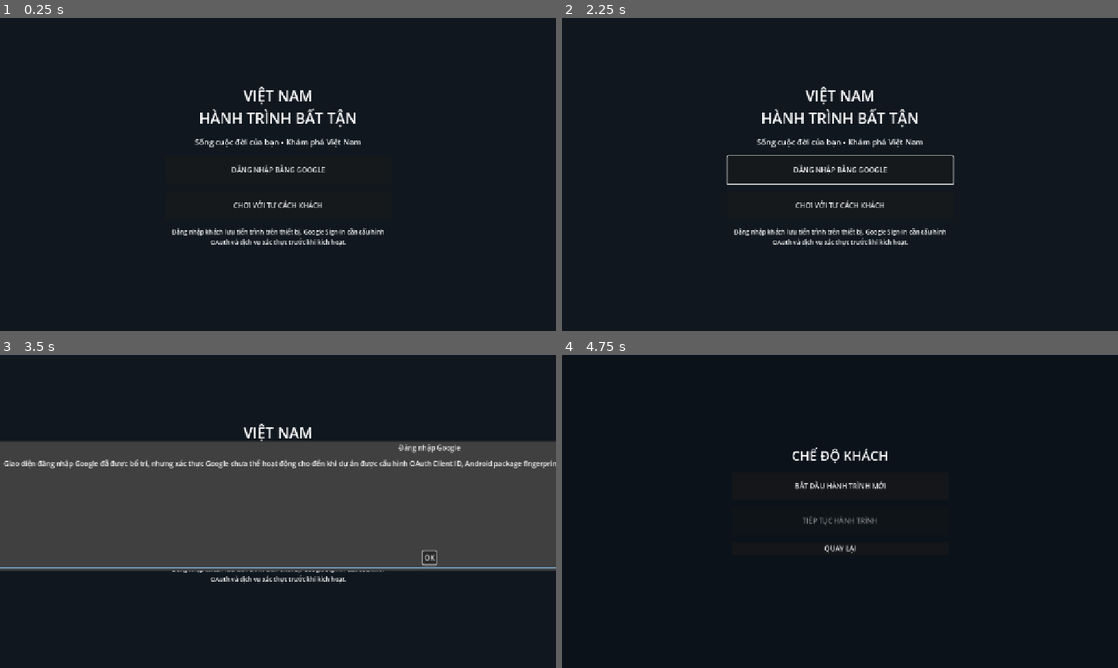
Above: before the commit, frames 1-4 (two rows, left to right).
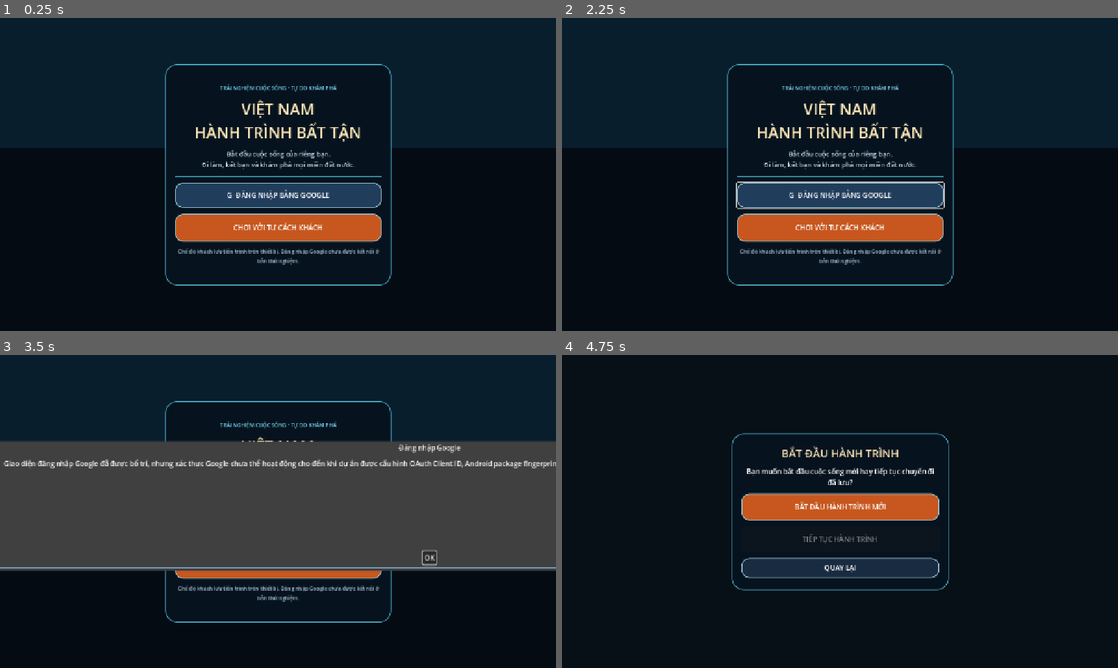
Above: after the commit, the same moments.

Repository: temu838655-dev/Vi-t-Nam-Du-L-ch
Game: Godot game, scene res://scenes/main.tscn
The game is run twice, just before and just after one commit, with the same random seed, the same clock (stepped at 60 frames per second) and the same inputs.
Inputs:
- Up to frame 1 (0.25 s): no input
- Up to frame 2 (2.25 s): click "ĐĂNG NHẬP BẰNG GOOGLE" (after the commit: "G ĐĂNG NHẬP BẰNG GOOGLE") at 0.5 s; click "CHƠI VỚI TƯ CÁCH KHÁCH" at 1.25 s; click "OK" at 2 s
- Up to frame 3 (3.5 s): click "ĐĂNG NHẬP BẰNG GOOGLE" (after the commit: "G ĐĂNG NHẬP BẰNG GOOGLE") at 2.75 s
- Up to frame 4 (4.75 s): click "OK" at 3.5 s; click "CHƠI VỚI TƯ CÁCH KHÁCH" at 4.25 s

The runs differ from the first frame. In frame 1, 11% of the frame differs, in the area x 29-71%, y 14-86%; in frame 2, 11%; in frame 3, 2.6%; in frame 4, 7.6%.

Commit message:
Redesign responsive mobile entry menus

Diff:
--- a/Godot/scripts/main.gd
+++ b/Godot/scripts/main.gd
@@ -73,49 +73,115 @@
 	menu_layer.add_child(root)
 
 	var background := ColorRect.new()
-	background.color = Color(0.035, 0.055, 0.075, 0.94)
+	background.color = Color(0.018, 0.045, 0.075, 1.0)
 	background.set_anchors_and_offsets_preset(Control.PRESET_FULL_RECT)
 	background.mouse_filter = Control.MOUSE_FILTER_IGNORE
 	root.add_child(background)
-
-	var panel := VBoxContainer.new()
+	var glow := ColorRect.new()
+	glow.color = Color(0.05, 0.22, 0.31, 0.42)
+	glow.set_anchors_preset(Control.PRESET_TOP_WIDE)
+	glow.offset_bottom = 300
+	glow.mouse_filter = Control.MOUSE_FILTER_IGNORE
+	root.add_child(glow)
+
+	var viewport_size := get_viewport().get_visible_rect().size
+	var panel_width := minf(520.0, viewport_size.x - 32.0)
+	var panel_height := minf(510.0, viewport_size.y - 40.0)
+	var panel := PanelContainer.new()
 	panel.set_anchors_preset(Control.PRESET_CENTER)
-	panel.position = Vector2(-260, -205)
-	panel.size = Vector2(520, 410)
-	panel.add_theme_constant_override("separation", 18)
+	panel.offset_left = -panel_width * 0.5
+	panel.offset_right = panel_width * 0.5
+	panel.offset_top = -panel_height * 0.5
+	panel.offset_bottom = panel_height * 0.5
+	panel.add_theme_stylebox_override("panel", _menu_panel_style())
 	root.add_child(panel)
+
+	var content := VBoxContainer.new()
+	content.add_theme_constant_override("separation", 14)
+	content.alignment = BoxContainer.ALIGNMENT_CENTER
+	panel.add_child(content)
+
+	var eyebrow := Label.new()
+	eyebrow.text = "TRẢI NGHIỆM CUỘC SỐNG • TỰ DO KHÁM PHÁ"
+	eyebrow.horizontal_alignment = HORIZONTAL_ALIGNMENT_CENTER
+	eyebrow.add_theme_font_size_override("font_size", 12)
+	eyebrow.add_theme_color_override("font_color", Color(0.48, 0.82, 0.94))
+	content.add_child(eyebrow)
 
 	var title := Label.new()
 	title.text = "VIỆT NAM\nHÀNH TRÌNH BẤT TẬN"
 	title.horizontal_alignment = HORIZONTAL_ALIGNMENT_CENTER
-	title.add_theme_font_size_override("font_size", 34)
-	panel.add_child(title)
+	title.add_theme_font_size_override("font_size", 30 if viewport_size.x < 500 else 36)
+	title.add_theme_color_override("font_color", Color(1.0, 0.91, 0.72))
+	content.add_child(title)
 
 	var subtitle := Label.new()
-	subtitle.text = "Sống cuộc đời của bạn • Khám phá Việt Nam"
+	subtitle.text = "Bắt đầu cuộc sống của riêng bạn.\nĐi làm, kết bạn và khám phá mọi miền đất nước."
 	subtitle.horizontal_alignment = HORIZONTAL_ALIGNMENT_CENTER
-	subtitle.add_theme_font_size_override("font_size", 18)
-	panel.add_child(subtitle)
+	subtitle.autowrap_mode = TextServer.AUTOWRAP_WORD_SMART
+	subtitle.add_theme_font_size_override("font_size", 15)
+	subtitle.add_theme_color_override("font_color", Color(0.78, 0.87, 0.93))
+	content.add_child(subtitle)
+
+	var divider := ColorRect.new()
+	divider.custom_minimum_size = Vector2(0, 2)
+	divider.color = Color(0.28, 0.62, 0.72, 0.8)
+	content.add_child(divider)
 
 	var google_button := Button.new()
-	google_button.text = "ĐĂNG NHẬP BẰNG GOOGLE"
-	google_button.custom_minimum_size = Vector2(480, 64)
+	google_button.text = "G  ĐĂNG NHẬP BẰNG GOOGLE"
+	google_button.custom_minimum_size = Vector2(0, 58)
+	google_button.size_flags_horizontal = Control.SIZE_EXPAND_FILL
+	_style_menu_button(google_button, Color(0.13, 0.24, 0.36, 1.0))
 	google_button.pressed.connect(_show_google_sign_in_notice)
-	panel.add_child(google_button)
+	content.add_child(google_button)
 
 	var guest_button := Button.new()
 	guest_button.text = "CHƠI VỚI TƯ CÁCH KHÁCH"
-	guest_button.custom_minimum_size = Vector2(480, 64)
+	guest_button.custom_minimum_size = Vector2(0, 64)
+	guest_button.size_flags_horizontal = Control.SIZE_EXPAND_FILL
+	_style_menu_button(guest_button, Color(0.78, 0.34, 0.12, 1.0))
 	guest_button.pressed.connect(_show_guest_menu)
-	panel.add_child(guest_button)
+	content.add_child(guest_button)
 
 	var note := Label.new()
-	note.text = "Đăng nhập khách lưu tiến trình trên thiết bị. Google Sign-In cần cấu hình OAuth và dịch vụ xác thực trước khi kích hoạt."
+	note.text = "Chế độ khách lưu tiến trình trên thiết bị. Đăng nhập Google chưa được kết nối ở bản thử nghiệm."
 	note.horizontal_alignment = HORIZONTAL_ALIGNMENT_CENTER
 	note.autowrap_mode = TextServer.AUTOWRAP_WORD_SMART
-	note.add_theme_font_size_override("font_size", 14)
-	panel.add_child(note)
-
+	note.add_theme_font_size_override("font_size", 12)
+	note.add_theme_color_override("font_color", Color(0.65, 0.75, 0.82))
+	content.add_child(note)
+
+func _menu_panel_style() -> StyleBoxFlat:
+	var style := StyleBoxFlat.new()
+	style.bg_color = Color(0.025, 0.075, 0.12, 0.97)
+	style.border_color = Color(0.30, 0.68, 0.78, 0.9)
+	style.set_border_width_all(2)
+	style.set_corner_radius_all(26)
+	style.content_margin_left = 22
+	style.content_margin_right = 22
+	style.content_margin_top = 24
+	style.content_margin_bottom = 24
+	return style
+
+func _style_menu_button(button: Button, fill: Color) -> void:
+	var normal := StyleBoxFlat.new()
+	normal.bg_color = fill
+	normal.border_color = Color(0.65, 0.84, 0.90, 0.9)
+	normal.set_border_width_all(2)
+	normal.set_corner_radius_all(18)
+	normal.content_margin_left = 12
+	normal.content_margin_right = 12
+	button.add_theme_stylebox_override("normal", normal)
+	var hover := normal.duplicate()
+	hover.bg_color = fill.lightened(0.14)
+	button.add_theme_stylebox_override("hover", hover)
+	var pressed := normal.duplicate()
+	pressed.bg_color = fill.darkened(0.16)
+	button.add_theme_stylebox_override("pressed", pressed)
+	button.add_theme_color_override("font_color", Color(1, 1, 1))
+	button.add_theme_color_override("font_hover_color", Color(1, 1, 1))
+	button.add_theme_font_size_override("font_size", 16)
 func _show_google_sign_in_notice() -> void:
 	var dialog := AcceptDialog.new()
 	dialog.title = "Đăng nhập Google"
@@ -134,35 +200,56 @@
 	root.set_anchors_and_offsets_preset(Control.PRESET_FULL_RECT)
 	menu_layer.add_child(root)
 	var shade := ColorRect.new()
-	shade.color = Color(0.025, 0.045, 0.07, 0.96)
+	shade.color = Color(0.018, 0.045, 0.075, 0.98)
 	shade.set_anchors_and_offsets_preset(Control.PRESET_FULL_RECT)
 	root.add_child(shade)
-	var panel := VBoxContainer.new()
+	var viewport_size := get_viewport().get_visible_rect().size
+	var panel_width := minf(500.0, viewport_size.x - 32.0)
+	var panel_height := minf(360.0, viewport_size.y - 40.0)
+	var panel := PanelContainer.new()
 	panel.set_anchors_preset(Control.PRESET_CENTER)
-	panel.position = Vector2(-250, -150)
-	panel.size = Vector2(500, 300)
-	panel.add_theme_constant_override("separation", 16)
+	panel.offset_left = -panel_width * 0.5
+	panel.offset_right = panel_width * 0.5
+	panel.offset_top = -panel_height * 0.5
+	panel.offset_bottom = panel_height * 0.5
+	panel.add_theme_stylebox_override("panel", _menu_panel_style())
 	root.add_child(panel)
+	var content := VBoxContainer.new()
+	content.add_theme_constant_override("separation", 14)
+	content.alignment = BoxContainer.ALIGNMENT_CENTER
+	panel.add_child(content)
 	var heading := Label.new()
-	heading.text = "CHẾ ĐỘ KHÁCH"
+	heading.text = "BẮT ĐẦU HÀNH TRÌNH"
 	heading.horizontal_alignment = HORIZONTAL_ALIGNMENT_CENTER
-	heading.add_theme_font_size_override("font_size", 30)
-	panel.add_child(heading)
+	heading.add_theme_font_size_override("font_size", 25)
+	heading.add_theme_color_override("font_color", Color(1.0, 0.91, 0.72))
+	content.add_child(heading)
+	var intro := Label.new()
+	intro.text = "Bạn muốn bắt đầu cuộc sống mới hay tiếp tục chuyến đi đã lưu?"
+	intro.horizontal_alignment = HORIZONTAL_ALIGNMENT_CENTER
+	intro.autowrap_mode = TextServer.AUTOWRAP_WORD_SMART
+	content.add_child(intro)
 	var start_button := Button.new()
 	start_button.text = "BẮT ĐẦU HÀNH TRÌNH MỚI"
-	start_button.custom_minimum_size = Vector2(480, 64)
+	start_button.custom_minimum_size = Vector2(0, 62)
+	start_button.size_flags_horizontal = Control.SIZE_EXPAND_FILL
+	_style_menu_button(start_button, Color(0.78, 0.34, 0.12, 1.0))
 	start_button.pressed.connect(_start_new_game)
-	panel.add_child(start_button)
+	content.add_child(start_button)
 	var continue_button := Button.new()
 	continue_button.text = "TIẾP TỤC HÀNH TRÌNH"
-	continue_button.custom_minimum_size = Vector2(480, 64)
+	continue_button.custom_minimum_size = Vector2(0, 58)
+	continue_button.size_flags_horizontal = Control.SIZE_EXPAND_FILL
+	_style_menu_button(continue_button, Color(0.13, 0.34, 0.50, 1.0))
 	continue_button.disabled = not GameState.has_save
 	continue_button.pressed.connect(_continue_game)
-	panel.add_child(continue_button)
+	content.add_child(continue_button)
 	var back_button := Button.new()
 	back_button.text = "QUAY LẠI"
+	back_button.custom_minimum_size = Vector2(0, 46)
+	_style_menu_button(back_button, Color(0.10, 0.17, 0.25, 1.0))
 	back_button.pressed.connect(_show_main_menu)
-	panel.add_child(back_button)
+	content.add_child(back_button)
 
 func _start_new_game() -> void:
 	GameState.start_new_game()
